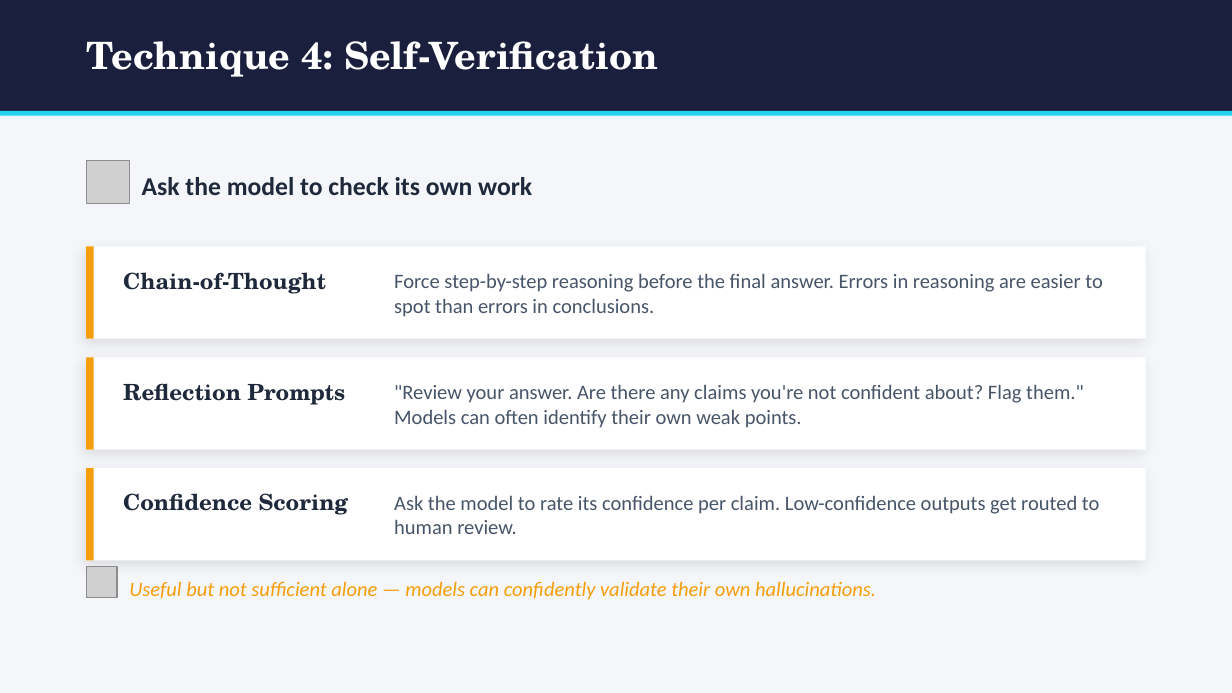
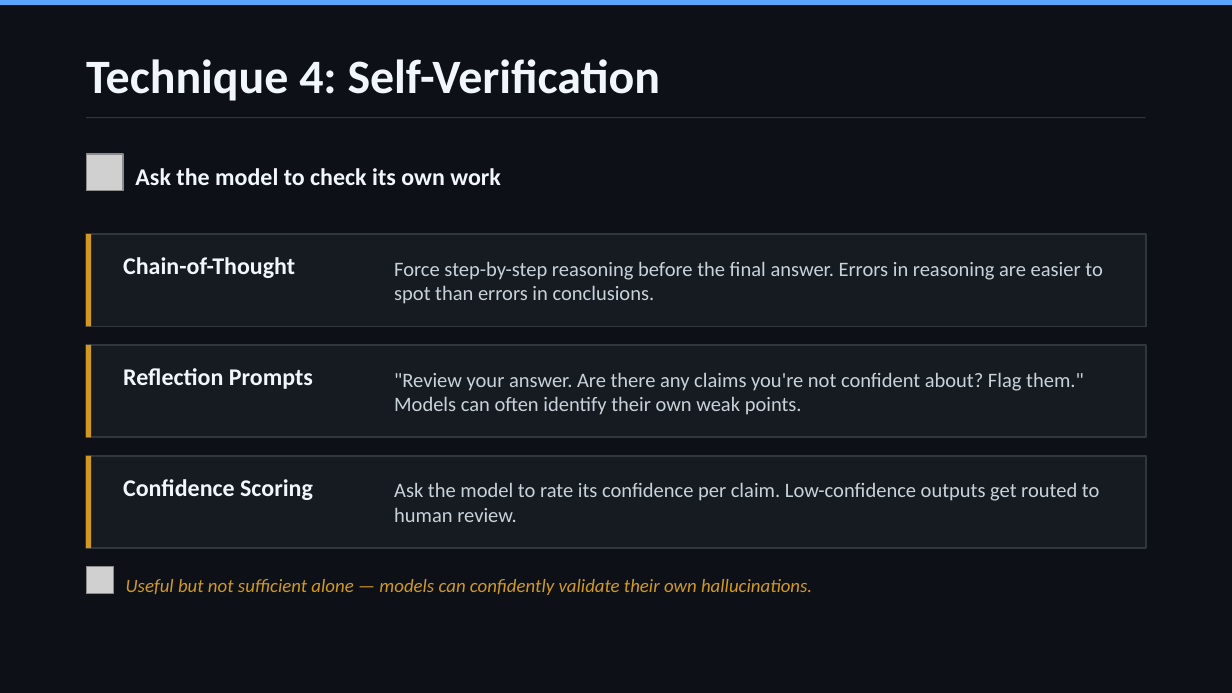
Before and after one commit to SteveHoggNZ/kb, a slide deck: slide 13 of trusting-ai-output.pptx. Drawn at 1232x693 pixels with LibreOffice and Linux fonts; fonts in the diff are those of the drawing; grey boxes stand for pictures. Boxes give left, top, right and bottom in pixels: in the first picture for what was removed or moved away, otherwise in the second. Text is boxed around its words. In the diff, an @@ line names an element or a change of style, - is before the commit and + after.

```diff
--- a/trusting-ai-output.pptx
+++ b/trusting-ai-output.pptx
@@ background #F4F6FA to #0D1117 @@
@@ rectangle: place and size @@
-rectangle at [0,0,1232,111]
+rectangle at [0,0,1232,5]
@@ rectangle at [0,0,1232,5]: fill #1A1F3D to #58A6FF @@
@@ text "Technique 4: Self-Verification": place and size @@
-text "Technique 4: Self-Verification" at [86,41,658,77]
+text "Technique 4: Self-Verification" at [86,59,661,101]
@@ text "Technique 4: Self-Verification" at [86,59,661,101]: size 22 to 28 pt, font TeX Gyre Schola to Calibri, text colour #FFFFFF to #F0F6FC @@
@@ rectangle: place and size @@
-rectangle at [0,111,1232,116]
+rectangle at [86,117,1146,118]
@@ rectangle at [86,117,1146,118]: fill #22D3EE to #30363D @@
@@ picture: place and size @@
-picture at [86,160,129,203]
+picture at [86,154,123,191]
@@ text "Ask the model to check ..." at [135,168,501,185]: size 15 to 14 pt, text colour #1E293B to #F0F6FC @@
@@ text "Chain-of-Thought": place and size @@
-text "Chain-of-Thought" at [123,272,326,294]
+text "Chain-of-Thought" at [123,257,295,278]
@@ text "Force step-by-step reasoning before the ...": place and size @@
-text "Force step-by-step reasoning before the ..." at [394,273,1103,317]
+text "Force step-by-step reasoning before the ..." at [394,261,1103,304]
@@ text "Reflection Prompts": place and size @@
-text "Reflection Prompts" at [123,383,345,405]
+text "Reflection Prompts" at [123,368,313,389]
@@ 6 rectangles, 2 texts: place and size @@
-6 rectangles, 2 texts at [86,246,1146,561]
+6 rectangles, 2 texts at [86,234,1146,548]
@@ fill #FFFFFF to #161B22; outline none to #30363D 1 pt; shadow off in 3 elements at [86,234,1146,326], [86,345,1146,437], [86,456,1146,548] @@
@@ fill #F59E0B to #D29922 in 3 elements at [86,234,91,326], [86,345,91,437], [86,456,91,548] @@
@@ size 13 to 14 pt, font TeX Gyre Schola to Calibri, text colour #1E293B to #F0F6FC in 3 elements at [123,257,295,278], [123,368,313,389], [123,479,313,500] @@
@@ text "Confidence Scoring": place and size @@
-text "Confidence Scoring" at [123,493,349,515]
+text "Confidence Scoring" at [123,479,313,500]
@@ text colour #475569 to #C9D1D9 in 3 elements at [394,261,1103,304], [394,372,1084,415], [394,482,1099,522] @@
@@ picture: place and size @@
-picture at [86,567,117,598]
+picture at [86,567,113,594]
@@ text "Useful but not sufficient alone ..." at [126,579,812,595]: size 12 to 11 pt, text colour #F59E0B to #D29922 @@
```
Also in this commit, not shown: 22 other slides changed.
